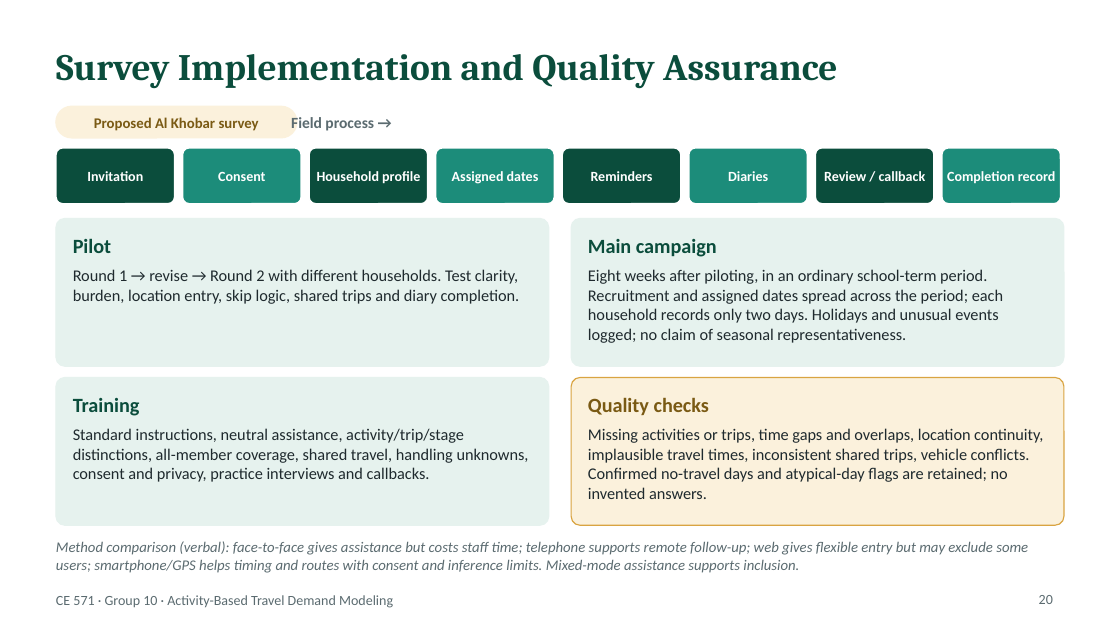
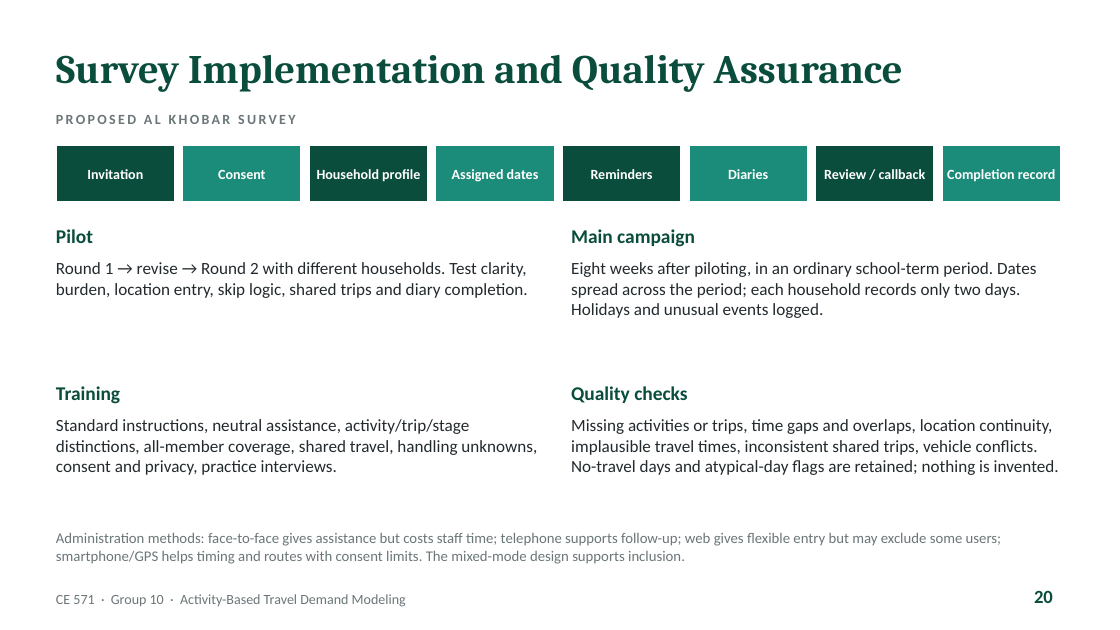
Before and after one commit to abdelmohdi/Claude, a slide deck: slide 20 of CE571_Group10_ABM_Presentation/CE571_Group10_Activity_Based_Travel_Demand_Modeling.pptx. Drawn at 1120x630 pixels with LibreOffice and Linux fonts; fonts in the diff are those of the drawing. Boxes give left, top, right and bottom in pixels: in the first picture for what was removed or moved away, otherwise in the second. Text is boxed around its words. In the diff, an @@ line names an element or a change of style, - is before the commit and + after.

```diff
--- a/CE571_Group10_ABM_Presentation/CE571_Group10_Activity_Based_Travel_Demand_Modeling.pptx
+++ b/CE571_Group10_ABM_Presentation/CE571_Group10_Activity_Based_Travel_Demand_Modeling.pptx
@@ title "Survey Implementation and Quality Assurance" at <box>56,55,903,92</box>: size 24 to 26 pt @@
@@ text at <box>56,115,296,124</box>: text changed; size 9.5 to 9 pt; text colour #7A5A14 to #6B7679 @@
-Proposed Al Khobar survey
+PROPOSED AL KHOBAR SURVEY
@@ rounded rectangle removed at <box>56,106,297,138</box> @@
@@ text removed at <box>291,117,374,131</box> @@
-Field process →
@@ rounded rectangle to rectangle in 8 elements at <box>56,146,175,202</box>, <box>183,146,301,202</box>, <box>309,146,428,202</box>, <box>436,146,554,202</box>, <box>562,146,681,202</box>, <box>689,146,808,202</box>, <box>815,146,934,202</box>, <box>942,146,1061,202</box> @@
@@ text "Pilot": place and size @@
-text "Pilot" at <box>73,238,111,253</box>
+text "Pilot" at <box>56,229,93,243</box>
@@ rounded rectangle removed at <box>56,218,549,366</box> @@
@@ text "Main campaign": place and size @@
-text "Main campaign" at <box>588,239,717,257</box>
+text "Main campaign" at <box>571,229,695,247</box>
@@ rounded rectangle removed at <box>571,218,1064,366</box> @@
@@ text "Round 1 → revise → ...": place and size @@
-text "Round 1 → revise → ..." at <box>73,269,520,304</box>
+text "Round 1 → revise → ..." at <box>56,262,528,298</box>
@@ text "Round 1 → revise → ..." at <box>56,262,528,298</box>: size 10.5 to 11 pt, text colour #1F2A2E to #222A2E @@
@@ text at <box>571,262,1036,318</box>: text changed; size 10.5 to 11 pt; text colour #1F2A2E to #222A2E @@
-Eight weeks after piloting, in an ordinary school-term period. Recruitment and assigned dates spread across the period; each household records only two days. Holidays and unusual events logged; no claim of seasonal representativeness.
+Eight weeks after piloting, in an ordinary school-term period. Dates spread across the period; each household records only two days. Holidays and unusual events logged.
@@ size 13 to 12.5 pt; vertical alignment middle to top in 3 elements at <box>56,229,93,243</box>, <box>571,229,695,247</box>, <box>56,386,120,404</box> @@
@@ text "Training": place and size @@
-text "Training" at <box>73,398,140,416</box>
+text "Training" at <box>56,386,120,404</box>
@@ rounded rectangle removed at <box>56,377,549,525</box> @@
@@ text "Quality checks": place and size @@
-text "Quality checks" at <box>588,397,709,415</box>
+text "Quality checks" at <box>571,386,687,403</box>
@@ text "Quality checks" at <box>571,386,687,403</box>: size 13 to 12.5 pt, text colour #7A5A14 to #0B4D3C; vertical alignment middle to top @@
@@ rounded rectangle removed at <box>571,377,1064,525</box> @@
@@ text at <box>56,419,537,475</box>: text changed; size 10.5 to 11 pt; text colour #1F2A2E to #222A2E @@
-Standard instructions, neutral assistance, activity/trip/stage distinctions, all-member coverage, shared travel, handling unknowns, consent and privacy, practice interviews and callbacks.
+Standard instructions, neutral assistance, activity/trip/stage distinctions, all-member coverage, shared travel, handling unknowns, consent and privacy, practice interviews.
@@ text at <box>571,419,1059,475</box>: text changed; size 10.5 to 11 pt; text colour #1F2A2E to #222A2E @@
-Missing activities or trips, time gaps and overlaps, location continuity, implausible travel times, inconsistent shared trips, vehicle conflicts. Confirmed no-travel days and atypical-day flags are retained; no invented answers.
+Missing activities or trips, time gaps and overlaps, location continuity, implausible travel times, inconsistent shared trips, vehicle conflicts. No-travel days and atypical-day flags are retained; nothing is invented.
@@ text at <box>56,533,1001,564</box>: text changed; text colour #5B6B70 to #6B7679; italic off @@
-Method comparison (verbal): face-to-face gives assistance but costs staff time; telephone supports remote follow-up; web gives flexible entry but may exclude some users; smartphone/GPS helps timing and routes with consent and inference limits. Mixed-mode assistance supports inclusion.
+Administration methods: face-to-face gives assistance but costs staff time; telephone supports follow-up; web gives flexible entry but may exclude some users; smartphone/GPS helps timing and routes with consent limits. The mixed-mode design supports inclusion.
@@ text "CE 571 · Group 10 ..." at <box>56,594,406,607</box>: text colour #5B6B70 to #6B7679 @@
@@ page number at <box>1034,590,1053,603</box>: size 9 to 12 pt, text colour #5B6B70 to #0B4D3C, bold on @@
```
Also in this commit, not shown: 52 other slides changed, 1 slide added, 1 other file.
